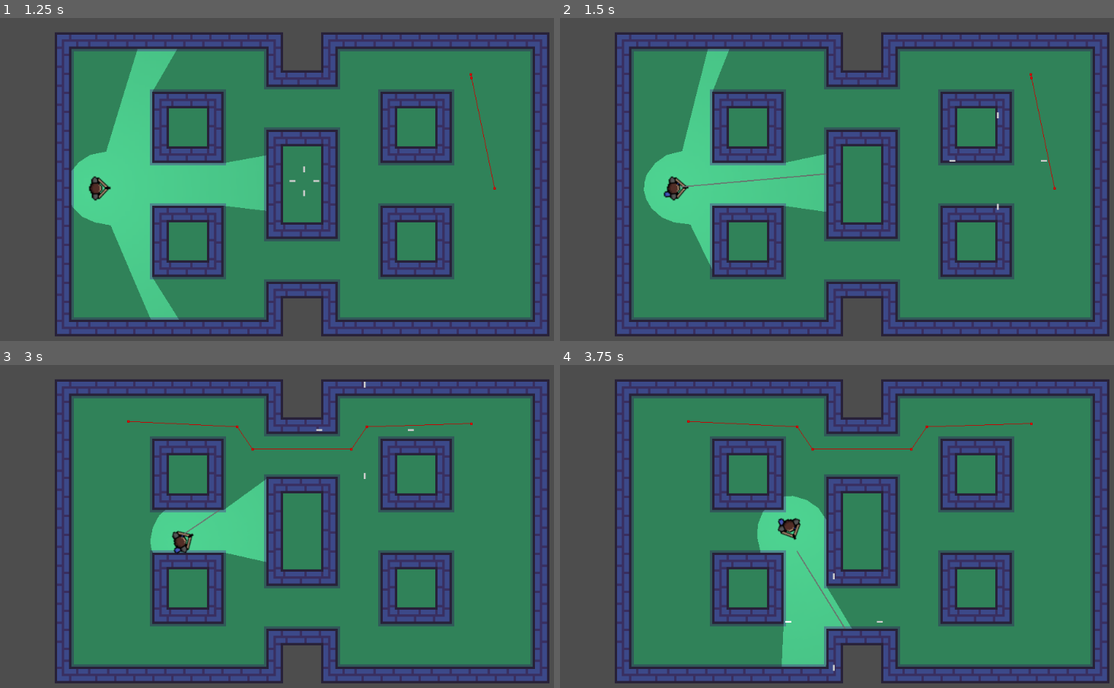
Above: before the commit, frames 1-4 (two rows, left to right).
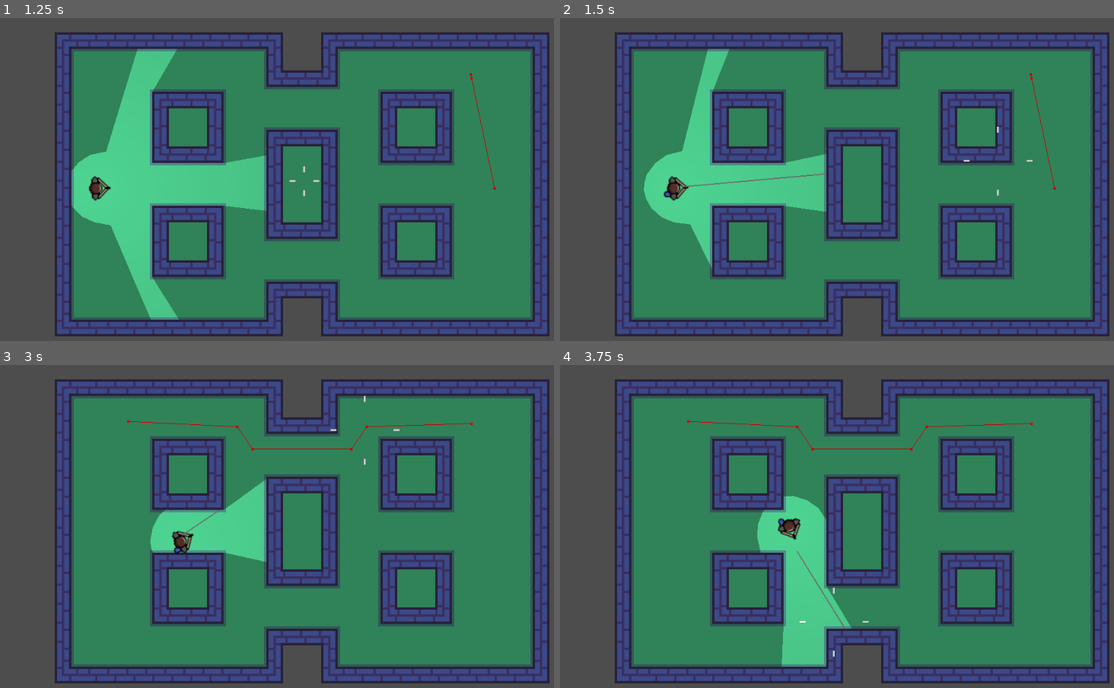
Above: after the commit, the same moments.

Repository: Odraz/clean-sweep
Game: Godot game, scene res://main.tscn
The game is run twice, just before and just after one commit, with the same random seed, the same clock (stepped at 60 frames per second) and the same inputs.
Inputs (mouse positions are in pixels of both pictures, inside the frame that each line leads up to):
- Up to frame 1 (1.25 s): click "START" at 0.5 s
- Up to frame 2 (1.5 s): tap Enter at 1.25 s; move the mouse to (997, 160) at 1.27 s; hold D (move_right) from 1.28 s (still down); click (997, 160) at 1.35 s
- Up to frame 3 (3 s): move the mouse to (182, 552) at 2.02 s; release D (move_right) at 2.03 s; hold S (move_down) 2.03-2.78 s; tap Shift (move_fast) at 2.1 s; click (182, 552) at 2.3 s; tap Space at 2.75 s; move the mouse to (365, 429) at 2.77 s; hold D (move_right) from 2.78 s (still down); click (365, 429) at 2.85 s
- Up to frame 4 (3.75 s): move the mouse to (831, 623) at 3.52 s; release D (move_right) at 3.53 s; hold W (move_up) from 3.53 s (still down); click (831, 623) at 3.6 s

Frame 1 is identical in both runs. In frame 2, less than 0.1% of the frame differs, in the area x 70-88%, y 29-60%; in frame 3, less than 0.1%, in the area x 57-75%, y 5-36%; in frame 4, less than 0.1%.

Commit message:
Stop crosshair animation when playing and moving

Diff:
--- a/crosshair.gd
+++ b/crosshair.gd
@@ -11,11 +11,8 @@
 	global_position = get_global_mouse_position()
 	global_rotation = 0
 
-	print("process, pos_x: ", pos_x)
 	for pivot in get_children():
 		pivot.get_node("Line2D").position.x = lerp(pivot.get_node("Line2D").position.x, pos_x, delta * 12)
-
-		print("pivot.get_node(Line2D).position.x: ", pivot.get_node("Line2D").position.x)
 
 
 func _exit_tree():
@@ -23,7 +20,6 @@
 
 
 func fire(speed):
-	print("fire, pos_x: ", pos_x)
 	for pivot in get_children():
 		pivot.get_node("Line2D").get_node("AnimationPlayer").speed_scale = speed
 		pivot.get_node("Line2D").get_node("AnimationPlayer").stop()
@@ -31,6 +27,6 @@
 
 
 func stop_fire():
-	print("stop_fire, pos_x: ", pos_x)
 	for pivot in get_children():
-		pivot.get_node("Line2D").get_node("AnimationPlayer").stop()
+		if pivot.get_node("Line2D").get_node("AnimationPlayer").is_playing():
+			pivot.get_node("Line2D").get_node("AnimationPlayer").stop()
--- a/player.gd
+++ b/player.gd
@@ -51,12 +51,13 @@
 
 	if velocity.length() > 0:
 		$AnimatedSprite2D.play("move")
+		$Crosshair.stop_fire()
 
 		if not $Audio/AudioFootsteps.is_playing():
 			$Audio/AudioFootsteps.play()
 
 		if is_running:
-			$Crosshair.pos_x = 80
+			$Crosshair.pos_x = 75
 		else:
 			$Crosshair.pos_x = 40
 	else:
